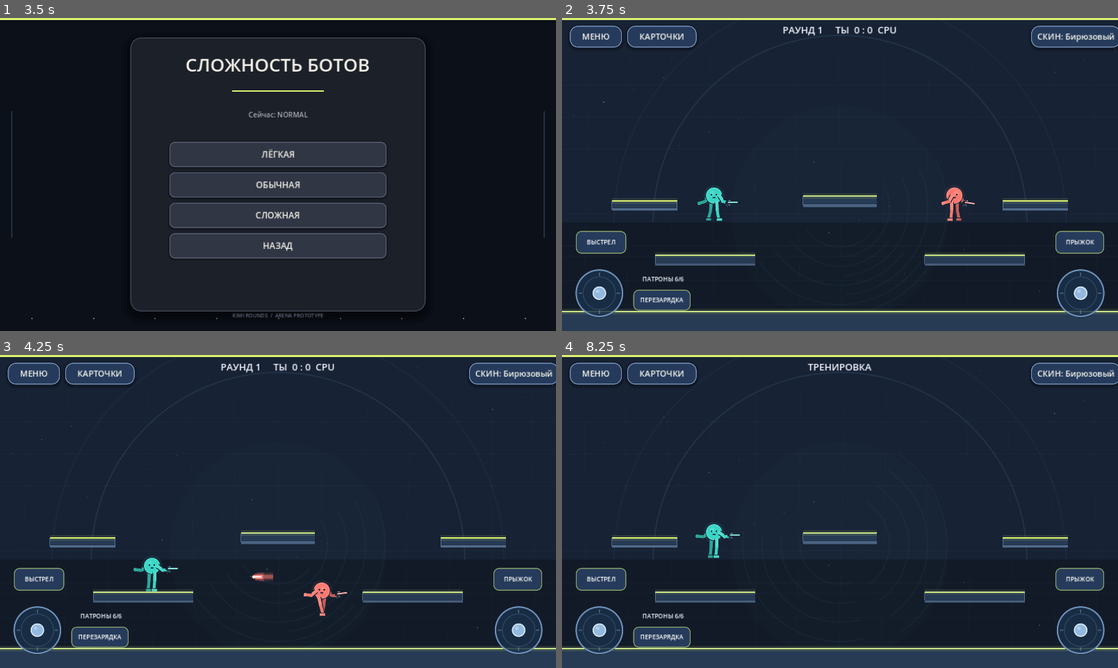
Above: before the commit, frames 1-4 (two rows, left to right).
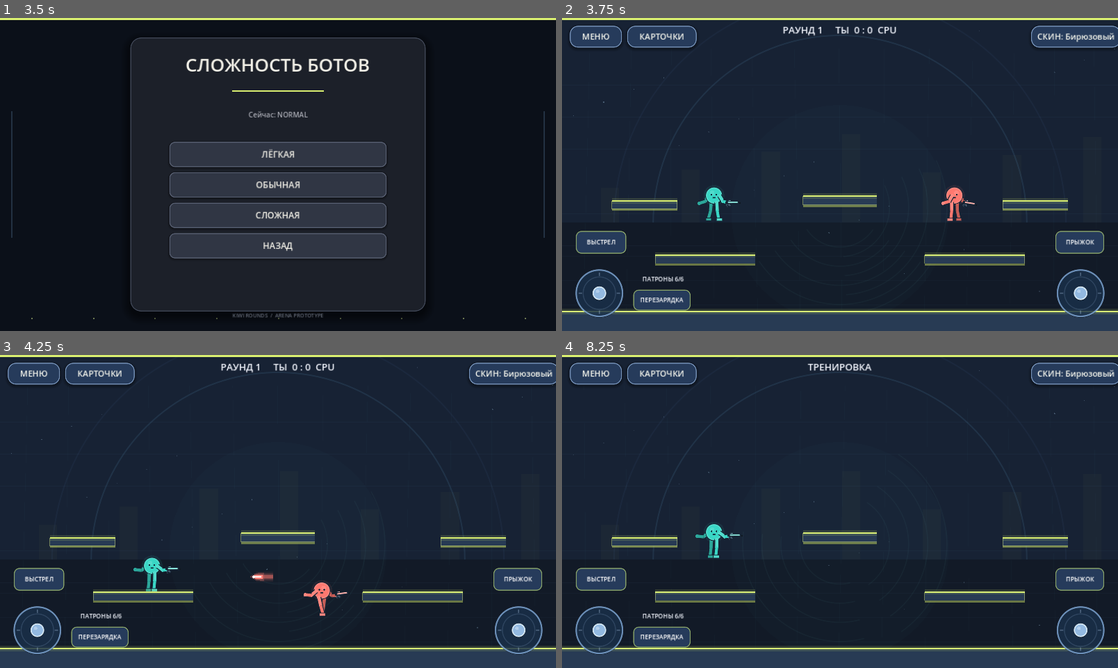
Above: after the commit, the same moments.

Repository: loslam-del/Kiwi-rounds
Game: Godot game, scene res://scenes/main.tscn
Two runs of this game, one before a commit and one after it. Both use one fixed random seed, a clock stepped at 60 frames per second and the inputs below.
Inputs:
- Up to frame 1 (3.5 s): click "ИГРАТЬ" at 0.5 s; click "ОНЛАЙН — ПОЗЖЕ" at 1.25 s; click "НАЗАД" at 2 s; click "ПРОТИВ БОТОВ" at 2.75 s
- Up to frame 2 (3.75 s): click "ЛЁГКАЯ" at 3.5 s
- Up to frame 3 (4.25 s): no input
- Up to frame 4 (8.25 s): click "СКИН: Бирюзовый" at 4.25 s; click "‹" at 5 s; click "›" at 5.75 s; click "НАЗАД" at 6.5 s; click "ИГРАТЬ" at 7.25 s; click "ТРЕНИРОВКА" at 8 s

Frame 1 is identical in both runs. In frame 2, 0.8% of the frame differs, in the area x 0-100%, y 56-94%; in frame 3, 0.8%; in frame 4, 0.8%.

Commit message:
Add themed arenas and improved map selection previews

Diff:
--- a/scripts/main.gd
+++ b/scripts/main.gd
@@ -22,13 +22,16 @@
     {"id":"kiwi_charm","name":"ОБЕРЕГ КИВИ","icon":"✿","art":"kiwi","primary":"КОСМЕТИЧЕСКИЙ ЭФФЕКТ","buff":"ЗЕЛЁНЫЕ ЛИСТЬЯ И МЯГКОЕ СИЯНИЕ","debuff":"БЕЗ ИЗМЕНЕНИЯ ХАРАКТЕРИСТИК","effect":"kiwi_charm"}
 ]
 const DEFAULT_MAPS := [
-    {"name":"КОРОТКИЙ МОСТ","platforms":[{"x":330,"y":555,"w":230,"h" …(140 unchanged characters)…
-    {"name":"ДВЕ БАШНИ","platforms":[{"x":180,"y":590,"w":190,"h" …(141 unchanged characters)…
-    {"name":"ЛЕСТНИЦА","platforms":[{"x":220,"y":600,"w":180,"h":20},{"x":420,"y":520,"w":170,"h":20},{"x":620,"y":440,"w":170,"h":20},{"x":820,"y":360,"w":170,"h":20},{"x":1050,"y":520,"w":180,"h":20}]},
-    {"name":"ЦЕНТРАЛЬНЫЙ ОСТРОВ","platforms":[{"x":300,"y":560,"w":170,"h":20},{"x":980,"y":560,"w":170,"h":20},{"x":640,"y":500,"w":260,"h":22},{"x":640,"y":340,"w":150,"h":20}]},
-    {"name":"РАЗЛОМ","platforms":[{"x":190,"y":560,"w":250,"h":20},{"x":1090,"y":560,"w":250,"h":20},{"x":450,"y":410,"w":150,"h":20},{"x":830,"y":410,"w":150,"h":20}]},
-    {"name":"КРЕСТ","platforms":[{"x":640,"y":570,"w":340,"h":20},{"x":640,"y":390,"w":340,"h":20},{"x":390,"y":480,"w":150,"h":20},{"x":890,"y":480,"w":150,"h":20}]},
-    {"name":"ПАРЯЩИЕ СТУПЕНИ","platforms":[{"x":250,"y":610,"w":170,"h":20},{"x":470,"y":510,"w":170,"h":20},{"x":690,"y":410,"w":170,"h":20},{"x":910,"y":510,"w":170,"h":20},{"x":1130,"y":610,"w":170,"h":20}]}
+    {"name":"КОРОТКИЙ МОСТ","theme":"city","accent":"#d9ef70","platform":"#283b54","bg_top":"#172234","bg_bottom":"#121a27","platforms":[{"x":330,"y":555,"w":230,"h" …(140 unchanged characters)…
+    {"name":"ДВЕ БАШНИ","theme":"factory","accent":"#ff9b72","platform":"#3d3542","bg_top":"#282333","bg_bottom":"#171821","platforms":[{"x":180,"y":590,"w":190,"h" …(141 unchanged characters)…
+    {"name":"ЛЕСТНИЦА","theme":"sky","accent":"#8ed7ff","platform":"#344b67","bg_top":"#142a46","bg_bottom":"#182536","platforms":[{"x":220,"y":600,"w":180,"h":20},{"x":420,"y":520,"w":170,"h":20},{"x":620,"y":440,"w":170,"h":20},{"x":820,"y":360,"w":170,"h":20},{"x":1050,"y":520,"w":180,"h":20}]},
+    {"name":"ЦЕНТРАЛЬНЫЙ ОСТРОВ","theme":"jungle","accent":"#8ee28d","platform":"#315244","bg_top":"#17372f","bg_bottom":"#13251f","platforms":[{"x":300,"y":560,"w":170,"h":20},{"x":980,"y":560,"w":170,"h":20},{"x":640,"y":500,"w":260,"h":22},{"x":640,"y":340,"w":150,"h":20}]},
+    {"name":"РАЗЛОМ","theme":"rift","accent":"#c18cff","platform":"#44375f","bg_top":"#241c3b","bg_bottom":"#171426","platforms":[{"x":190,"y":560,"w":250,"h":20},{"x":1090,"y":560,"w":250,"h":20},{"x":450,"y":410,"w":150,"h":20},{"x":830,"y":410,"w":150,"h":20}]},
+    {"name":"КРЕСТ","theme":"ice","accent":"#9be8ff","platform":"#34516a","bg_top":"#19354c","bg_bottom":"#122334","platforms":[{"x":640,"y":570,"w":340,"h":20},{"x":640,"y":390,"w":340,"h":20},{"x":390,"y":480,"w":150,"h":20},{"x":890,"y":480,"w":150,"h":20}]},
+    {"name":"ПАРЯЩИЕ СТУПЕНИ","theme":"sunset","accent":"#ffc477","platform":"#59415a","bg_top":"#422d4d","bg_bottom":"#211d32","platforms":[{"x":250,"y":610,"w":170,"h":20},{"x":470,"y":510,"w":170,"h":20},{"x":690,"y":410,"w":170,"h":20},{"x":910,"y":510,"w":170,"h":20},{"x":1130,"y":610,"w":170,"h":20}]},
+    {"name":"КРИСТАЛЬНЫЙ ЗАЛ","theme":"crystal","accent":"#7cf0df","platform":"#28565b","bg_top":"#14343d","bg_bottom":"#101e2c","platforms":[{"x":230,"y":590,"w":180,"h":18},{"x":1050,"y":590,"w":180,"h":18},{"x":430,"y":470,"w":150,"h":18},{"x":850,"y":470,"w":150,"h":18},{"x":640,"y":330,"w":210,"h":18}]},
+    {"name":"ПЕПЕЛЬНЫЙ КРАТЕР","theme":"volcano","accent":"#ff795e","platform":"#563b3b","bg_top":"#3a2027","bg_bottom":"#1d171d","platforms":[{"x":250,"y":580,"w":210,"h":22},{"x":1030,"y":580,"w":210,"h":22},{"x":480,"y":450,"w":150,"h":18},{"x":800,"y":450,"w":150,"h":18},{"x":640,"y":540,"w":110,"h":18}]},
+    {"name":"НОЧНОЙ ПОРТ","theme":"harbor","accent":"#6fd5ff","platform":"#29465c","bg_top":"#13283b","bg_bottom":"#101923","platforms":[{"x":210,"y":600,"w":200,"h":18},{"x":1070,"y":600,"w":200,"h":18},{"x":420,"y":500,"w":160,"h":18},{"x":860,"y":500,"w":160,"h":18},{"x":640,"y":400,"w":190,"h":18},{"x":640,"y":260,"w":120,"h":18}]}
 ]
 
 var player: ArenaPlayer
@@ -47,6 +50,11 @@
 var all_maps: Array[Dictionary] = []
 var all_upgrades: Array[Dictionary] = []
 var map_index := 0
+var arena_theme := "city"
+var arena_accent := Color("#d9ef70")
+var arena_platform_color := Color("#283b54")
+var arena_bg_top := Color("#172234")
+var arena_bg_bottom := Color("#121a27")
 var skin_index := 0
 var score_player := 0
 var score_bot := 0
@@ -134,9 +142,10 @@
     queue_redraw()
 
 func _draw() -> void:
-    draw_rect(Rect2(0,0,1280,720),Color("#101723"))
-    draw_rect(Rect2(0,0,1280,470),Color("#172234"))
-    draw_rect(Rect2(0,470,1280,250),Color("#121a27"))
+    draw_rect(Rect2(0,0,1280,720),arena_bg_bottom.darkened(0.08))
+    draw_rect(Rect2(0,0,1280,470),arena_bg_top)
+    draw_rect(Rect2(0,470,1280,250),arena_bg_bottom)
+    _draw_arena_backdrop()
     for i in range(7):
         var y := 80.0 + float(i)*74.0
         draw_line(Vector2(0,y),Vector2(1280,y),Color(0.35,0.47,0.62,0.07),1.0)
@@ -162,9 +171,9 @@
     draw_circle(Vector2(640,450),250.0,Color(0.28,0.62,0.68,0.025))
     draw_arc(Vector2(640,470),430,PI,TAU,80,Color(0.38,0.65,0.82,0.12),2.0,true)
     draw_arc(Vector2(640,470),520,PI,TAU,80,Color(0.38,0.55,0.77,0.06),2.0,true)
-    draw_rect(Rect2(0,0,1280,5),Color("#d9ef70"))
+    draw_rect(Rect2(0,0,1280,5),arena_accent)
     draw_rect(Rect2(0,700,1280,20),Color("#0b111b"))
-    draw_line(Vector2(0,700),Vector2(1280,700),Color("#526a87"),2.0)
+    draw_line(Vector2(0,700),Vector2(1280,700),arena_accent.darkened(0.15),2.0)
     if impact_flash > 0.0:
         draw_rect(Rect2(0,0,1280,720),Color(impact_flash_color, impact_flash * 0.13))
     if boot_loading:
@@ -183,18 +192,87 @@
         if is_instance_valid(old_platform):
             old_platform.queue_free()
     platform_nodes.clear()
+    if all_maps.is_empty():
+        return
+    map_index = posmod(index, all_maps.size())
+    var map_data: Dictionary = all_maps[map_index]
+    arena_theme = str(map_data.get("theme", "city"))
+    arena_accent = Color.from_string(str(map_data.get("accent", "#d9ef70")), Color("#d9ef70"))
+    arena_platform_color = Color.from_string(str(map_data.get("platform", "#283b54")), Color("#283b54"))
+    arena_bg_top = Color.from_string(str(map_data.get("bg_top", "#172234")), Color("#172234"))
+    arena_bg_bottom = Color.from_string(str(map_data.get("bg_bottom", "#121a27")), Color("#121a27"))
     _add_platform(Vector2(640, 700), Vector2(1400, 50))
     _add_side_wall(-15.0)
     _add_side_wall(1295.0)
-    if all_maps.is_empty():
-        return
-    map_index = index % all_maps.size()
-    var map_data: Dictionary = all_maps[map_index]
     var platforms: Variant = map_data.get("platforms", [])
     if typeof(platforms) == TYPE_ARRAY:
         for item in platforms:
             if typeof(item) == TYPE_DICTIONARY:
-                _add_platform(Vector2(float(item.get("x",640)),float(item.get("y",500))),Vector2(float(item.get("w",180)),float(item.get("h",22))))
+                var platform_x := clampf(float(item.get("x", 640)), 100.0, 1180.0)
+                var platform_y := clampf(float(item.get("y", 500)), 100.0, 660.0)
+                var platform_w := clampf(float(item.get("w", 180)), 70.0, 520.0)
+                var platform_h := clampf(float(item.get("h", 22)), 12.0, 42.0)
+                _add_platform(Vector2(platform_x, platform_y), Vector2(platform_w, platform_h))
+    queue_redraw()
+
+func _draw_arena_backdrop() -> void:
+    var soft_accent := Color(arena_accent, 0.10)
+    match arena_theme:
+        "factory":
+            for i in range(8):
+                var x := 70.0 + float(i) * 165.0
+                var height := 110.0 + float((i * 47) % 170)
+                draw_rect(Rect2(x, 470.0 - height, 54.0, height), Color(arena_accent, 0.035))
+                draw_line(Vector2(x + 8.0, 470.0 - height), Vector2(x + 46.0, 470.0 - height), soft_accent, 3.0)
+        "sky":
+            for i in range(5):
+                var x := 120.0 + float(i) * 255.0 + sin(background_time * 0.22 + float(i)) * 18.0
+                var y := 145.0 + float((i * 61) % 150)
+                draw_circle(Vector2(x, y), 38.0, Color(0.76, 0.88, 1.0, 0.035))
+                draw_circle(Vector2(x + 30.0, y + 8.0), 26.0, Color(0.76, 0.88, 1.0, 0.03))
+        "jungle":
+            for i in range(9):
+                var x := float(i) * 165.0 + 20.0
+                var sway := sin(background_time * 0.5 + float(i)) * 8.0
+                draw_colored_polygon(PackedVector2Array([Vector2(x - 42.0, 490.0), Vector2(x + sway, 180.0 + float(i % 3) * 38.0), Vector2(x + 42.0, 490.0)]), Color(arena_accent, 0.045))
+                draw_line(Vector2(x + sway, 230.0), Vector2(x + sway, 500.0), Color(arena_accent, 0.07), 3.0)
+        "rift":
+            for i in range(7):
+                var radius := 90.0 + float(i) * 48.0
+                var phase_offset := background_time * (0.18 if i % 2 == 0 else -0.14)
+                draw_arc(Vector2(640.0, 390.0), radius, phase_offset, phase_offset + PI * 1.35, 48, Color(arena_accent, 0.075), 2.0, true)
+        "ice":
+            for i in range(8):
+                var x := 60.0 + float(i) * 170.0
+                var height := 100.0 + float((i * 53) % 145)
+                draw_colored_polygon(PackedVector2Array([Vector2(x - 34.0, 470.0), Vector2(x, 470.0 - height), Vector2(x + 34.0, 470.0)]), Color(arena_accent, 0.035))
+                draw_line(Vector2(x, 470.0 - height + 12.0), Vector2(x, 470.0), Color(0.82, 0.95, 1.0, 0.08), 1.5)
+        "sunset":
+            for i in range(5):
+                var radius := 70.0 + float(i) * 25.0
+                draw_arc(Vector2(1000.0, 250.0), radius, PI, TAU, 48, Color(arena_accent, 0.08), 2.0, true)
+        "crystal":
+            for i in range(10):
+                var x := 55.0 + float(i) * 130.0
+                var y := 155.0 + float((i * 37) % 180)
+                draw_colored_polygon(PackedVector2Array([Vector2(x, y - 34.0), Vector2(x + 12.0, y), Vector2(x, y + 34.0), Vector2(x - 12.0, y)]), Color(arena_accent, 0.09))
+        "volcano":
+            for i in range(6):
+                var x := 90.0 + float(i) * 225.0
+                var peak := 320.0 + float((i * 31) % 100)
+                draw_colored_polygon(PackedVector2Array([Vector2(x - 100.0, 500.0), Vector2(x, peak), Vector2(x + 100.0, 500.0)]), Color("#160f18", 0.32))
+                draw_line(Vector2(x - 8.0, peak + 20.0), Vector2(x + 8.0, peak + 20.0), Color(arena_accent, 0.22), 3.0)
+        "harbor":
+            for i in range(7):
+                var x := 70.0 + float(i) * 190.0
+                draw_line(Vector2(x, 170.0), Vector2(x, 480.0), Color(arena_accent, 0.055), 3.0)
+                draw_line(Vector2(x - 28.0, 210.0), Vector2(x + 28.0, 210.0), Color(arena_accent, 0.07), 2.0)
+        _:
+            for i in range(7):
+                var x := 90.0 + float(i) * 185.0
+                var height := 80.0 + float((i * 41) % 130)
+                draw_rect(Rect2(x, 470.0 - height, 42.0, height), Color(arena_accent, 0.025))
+
 
 func _add_side_wall(x: float) -> void:
     var wall := StaticBody2D.new()
@@ -211,12 +289,12 @@
     platform_nodes.append(wall)
     var visual := Polygon2D.new()
     visual.polygon = PackedVector2Array([Vector2(-15,-450),Vector2(15,-450),Vector2(15,450),Vector2(-15,450)])
-    visual.color = Color("#1c293b")
+    visual.color = arena_platform_color.darkened(0.28)
     wall.add_child(visual)
     var edge := Line2D.new()
     edge.points = PackedVector2Array([Vector2(0,-450),Vector2(0,450)])
     edge.width = 3.0
-    edge.default_color = Color("#526a87",0.45)
+    edge.default_color = Color(arena_accent,0.35)
     wall.add_child(edge)
 
 func _add_platform(at: Vector2, dimensions: Vector2) -> void:
@@ -234,28 +312,28 @@
     platform_nodes.append(body)
     var visual := Polygon2D.new()
     visual.polygon = PackedVector2Array([Vector2(-dimensions.x/2,-dimensions.y/2),Vector2(dimensions.x/2,-dimensions.y/2),Vector2(dimensions.x/2,dimensions.y/2),Vector2(-dimensions.x/2,dimensions.y/2)])
-    visual.color = Color("#283b54")
+    visual.color = arena_platform_color
     body.add_child(visual)
     var lower_glow := Polygon2D.new()
     lower_glow.polygon = PackedVector2Array([Vector2(-dimensions.x/2,dimensions.y/2),Vector2(dimensions.x/2,dimensions.y/2),Vector2(dimensions.x/2,dimensions.y/2+5),Vector2(-dimensions.x/2,dimensions.y/2+5)])
-    lower_glow.color = Color("#6d8fb8",0.55)
+    lower_glow.color = Color(arena_accent.darkened(0.18),0.55)
     body.add_child(lower_glow)
     var glow := Line2D.new()
     glow.points = PackedVector2Array([Vector2(-dimensions.x/2,-dimensions.y/2),Vector2(dimensions.x/2,-dimensions.y/2)])
     glow.width = 12.0
-    glow.default_color = Color("#d9ef70",0.12)
+    glow.default_color = Color(arena_accent,0.15)
     glow.antialiased = true
     body.add_child(glow)
     var stripe := Line2D.new()
     stripe.points = PackedVector2Array([Vector2(-dimensions.x/2,-dimensions.y/2),Vector2(dimensions.x/2,-dimensions.y/2)])
     stripe.width = 3.5
-    stripe.default_color = Color("#d9ef70")
+    stripe.default_color = arena_accent
     stripe.antialiased = true
     body.add_child(stripe)
     var edge := Line2D.new()
     edge.points = PackedVector2Array([Vector2(-dimensions.x/2,-dimensions.y/2),Vector2(dimensions.x/2,-dimensions.y/2),Vector2(dimensions.x/2,dimensions.y/2),Vector2(-dimensions.x/2,dimensions.y/2),Vector2(-dimensions.x/2,-dimensions.y/2)])
     edge.width = 1.2
-    edge.default_color = Color("#8fb3d8",0.45)
+    edge.default_color = Color(arena_accent.lightened(0.18),0.45)
     edge.antialiased = true
     body.add_child(edge)
 
@@ -1482,63 +1560,122 @@
 
 func _build_training_maps(shade: Control) -> void:
     var info := Label.new()
-    info.text = "Выбери арену — она сменится сразу, пока бой на паузе."
+    info.text = "10 АРЕН  •  У КАЖДОЙ СВОЯ АТМОСФЕРА И РАСКЛАДКА"
     info.position = Vector2(0,155)
     info.size = Vector2(1280,32)
     info.horizontal_alignment = HORIZONTAL_ALIGNMENT_CENTER
-    info.add_theme_font_size_override("font_size",17)
+    info.add_theme_font_size_override("font_size",16)
     info.add_theme_color_override("font_color",Color("#aab8cc"))
     shade.add_child(info)
+
     var scroll := ScrollContainer.new()
-    scroll.position = Vector2(90,200)
-    scroll.size = Vector2(1100,410)
+    scroll.position = Vector2(70,195)
+    scroll.size = Vector2(1140,425)
+    scroll.horizontal_scroll_mode = ScrollContainer.SCROLL_MODE_DISABLED
+    scroll.vertical_scroll_mode = ScrollContainer.SCROLL_MODE_AUTO
+    scroll.clip_contents = true
     shade.add_child(scroll)
+
     var grid := GridContainer.new()
     grid.columns = 2
     grid.size_flags_horizontal = Control.SIZE_EXPAND_FILL
-    grid.add_theme_constant_override("h_separation",20)
-    grid.add_theme_constant_override("v_separation",18)
+    grid.add_theme_constant_override("h_separation",18)
+    grid.add_theme_constant_override("v_separation",16)
     scroll.add_child(grid)
+
     for i in range(all_maps.size()):
         var map_data: Dictionary = all_maps[i]
+        var accent := Color.from_string(str(map_data.get("accent", "#8da9cb")), Color("#8da9cb"))
+        var selected := i == map_index
+        var platforms: Array = map_data.get("platforms", [])
+
         var panel := PanelContainer.new()
-        panel.custom_minimum_size = Vector2(510,180)
+        panel.custom_minimum_size = Vector2(520,188)
         var style := StyleBoxFlat.new()
-        style.bg_color = Color("#244d4c") if i == map_index else Color("#202e42")
-        style.border_color = Color("#64d6bd") if i == map_index else Color("#526b8c")
-        style.set_border_width_all(2)
-        style.set_corner_radius_all(14)
+        style.bg_color = Color("#203b38") if selected else Color("#182333")
+        style.border_color = accent if selected else Color("#40556e")
+        style.set_border_width_all(3 if selected else 1)
+        style.set_corner_radius_all(16)
+        style.content_margin_left = 12
+        style.content_margin_right = 12
+        style.content_margin_top = 9
+        style.content_margin_bottom = 9
+        style.shadow_color = Color(0.0,0.0,0.0,0.3)
+        style.shadow_size = 8
+        style.shadow_offset = Vector2(0,3)
         panel.add_theme_stylebox_override("panel",style)
+
         var column := VBoxContainer.new()
-        column.add_theme_constant_override("separation",8)
+        column.add_theme_constant_override("separation",6)
         panel.add_child(column)
+
+        var header := HBoxContainer.new()
+        header.add_theme_constant_override("separation",8)
+        column.add_child(header)
         var name_label := Label.new()
-        name_label.text = str(map_data.get("name","Арена")) + ("  ✓" if i == map_index else "")
-        name_label.add_theme_font_size_override("font_size",20)
+        name_label.text = str(map_data.get("name","АРЕНА"))
+        name_label.size_flags_horizontal = Control.SIZE_EXPAND_FILL
+        name_label.add_theme_font_size_override("font_size",18)
         name_label.add_theme_color_override("font_color",Color("#f4f7ff"))
-        column.add_child(name_label)
+        header.add_child(name_label)
+        var state_label := Label.new()
+        state_label.text = "АКТИВНАЯ" if selected else "%d ПЛАТФОРМ" % platforms.size()
+        state_label.add_theme_font_size_override("font_size",11)
+        state_label.add_theme_color_override("font_color",accent)
+        header.add_child(state_label)
+
         var preview := Control.new()
-        preview.custom_minimum_size = Vector2(460,72)
+        preview.custom_minimum_size = Vector2(490,88)
+        preview.clip_contents = true
         column.add_child(preview)
+        var backdrop := ColorRect.new()
+        backdrop.position = Vector2.ZERO
+        backdrop.size = Vector2(490,88)
+        backdrop.color = Color.from_string(str(map_data.get("bg_top","#172234")),Color("#172234"))
+        preview.add_child(backdrop)
+        for line_index in range(6):
+            var grid_line := ColorRect.new()
+            grid_line.position = Vector2(0,12.0 + float(line_index) * 12.0)
+            grid_line.size = Vector2(490,1)
+            grid_line.color = Color(accent,0.08)
+            preview.add_child(grid_line)
+
         var ground := ColorRect.new()
-        ground.position = Vector2(0,60)
-        ground.size = Vector2(460,10)
-        ground.color = Color("#506b89")
+        ground.position = Vector2(0,81)
+        ground.size = Vector2(490,7)
+        ground.color = Color.from_string(str(map_data.get("platform","#283b54")),Color("#283b54"))
         preview.add_child(ground)
-        var platforms: Array = map_data.get("platforms",[])
+
         for platform_value in platforms:
+            if typeof(platform_value) != TYPE_DICTIONARY:
+                continue
             var platform: Dictionary = platform_value
+            var center_x := 12.0 + clampf(float(platform.get("x",640)) / 1280.0,0.0,1.0) * 466.0
+            var center_y := 5.0 + clampf(float(platform.get("y",500)) / 720.0,0.0,1.0) * 70.0
+            var platform_w := clampf(float(platform.get("w",180)) / 1280.0 * 466.0,18.0,190.0)
+            var platform_h := clampf(float(platform.get("h",20)) / 720.0 * 88.0,3.0,6.0)
             var bar := ColorRect.new()
-            var px := clampf(float(platform.get("x",640))/1280.0*440.0-20.0,0.0,420.0)
-            var py := clampf(float(platform.get("y",500))/720.0*58.0,5.0,50.0)
-            var pw := clampf(float(platform.get("w",180))/1280.0*440.0,24.0,130.0)
-            bar.position = Vector2(px,py)
-            bar.size = Vector2(pw,6)
-            bar.color = Color("#70d7c3") if i == map_index else Color("#8da9cb")
+            bar.position = Vector2(clampf(center_x - platform_w * 0.5,0.0,490.0-platform_w),clampf(center_y-platform_h*0.5,2.0,76.0))
+            bar.size = Vector2(platform_w,platform_h)
+            bar.color = accent if selected else accent.darkened(0.12)
             preview.add_child(bar)
+
+        var spawn_left := ColorRect.new()
+        spawn_left.position = Vector2(32,69)
+        spawn_left.size = Vector2(7,12)
+        spawn_left.color = Color("#f2e5ce")
+        preview.add_child(spawn_left)
+        var spawn_right := ColorRect.new()
+        spawn_right.position = Vector2(451,69)
+        spawn_right.size = Vector2(7,12)
+        spawn_right.color = Color("#ff786f")
+        preview.add_child(spawn_right)
+
         var select := Button.new()
-        select.text = "ВЫБРАНА" if i == map_index else "ВЫБРАТЬ ЭТУ АРЕНУ"
-        select.custom_minimum_size = Vector2(440,38)
+        select.text = "АРЕНА ВЫБРАНА  ✓" if selected else "ВЫБРАТЬ АРЕНУ"
+        select.custom_minimum_size = Vector2(470,34)
+        select.focus_mode = Control.FOCUS_NONE
+        select.add_theme_stylebox_override("normal",_menu_button_style(Color("#526b35") if selected else Color("#29394d"),accent))
         select.pressed.connect(_select_training_map.bind(i))
         column.add_child(select)
         grid.add_child(panel)
